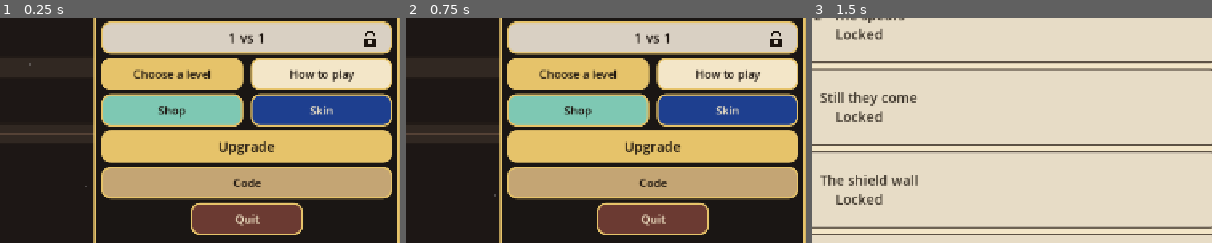
Above: before the commit, frames 1-3 (left to right).
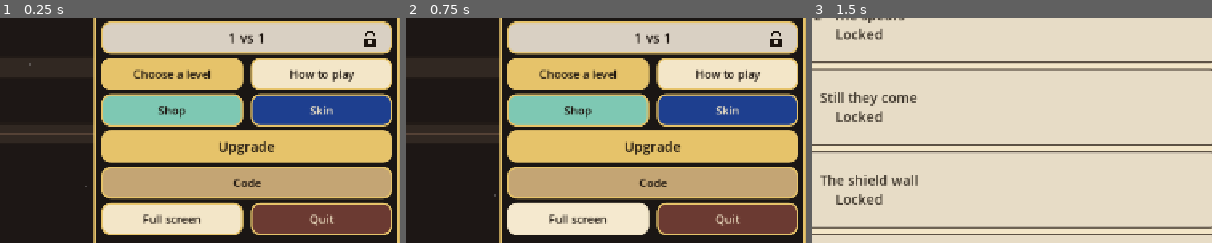
Above: after the commit, the same moments.

Repository: thomakhy025-code/n-vs-z
Game: Godot game, scene res://scenes/main.tscn
Two runs of this game, one before a commit and one after it. Both use one fixed random seed, a clock stepped at 60 frames per second and the inputs below.
Inputs (mouse positions are % of the whole screen's width and height, from its top left):
- Up to frame 1 (0.25 s): no input
- Up to frame 2 (0.75 s): click (65, 82) at 0.5 s, where only the run after the commit has a clickable "Full screen"
- Up to frame 3 (1.5 s): click "Play" at 1.25 s
The pictures show only the part of the screen within x 44-94%, y 38-88%; the shares and areas given below are measured in that part.

The runs differ from the first frame. In frame 1, 8.8% of the frame differs, in the area x 25-98%, y 81-97%; in frame 2, 8.9%; in frame 3, nothing differs.

Commit message:
Restore the original tale by keeping the level schedule out of the story progress, and let the stick, the result card, full screen, and the lists follow the hand.
Co-authored-by: Cursor <cursoragent@cursor.com>

Diff:
--- a/scripts/battle.gd
+++ b/scripts/battle.gd
@@ -108,6 +108,7 @@
 var down_label: Label
 var pause_layer: Control
 var end_layer: Control
+var front: CanvasLayer
 var hurt_flash: ColorRect
 var lane_tick: int = 0
 var enemy_lock: float = 0.2
@@ -119,6 +120,8 @@
 var sword_hold: bool = false
 var stick_axis: Vector2 = Vector2.ZERO
 var stick: Control = null
+var stick_finger: int = -1
+var stick_mouse: bool = false
 var shoot_hold: bool = false
 var purse_paid: Dictionary = {}
 var boss_up: bool = false
@@ -322,7 +325,7 @@
 	level_label = _plain("Level %d  ·  %s" % [level_no, str(rules["name"])], 18, Color("f3e6c8"))
 	level_label.horizontal_alignment = HORIZONTAL_ALIGNMENT_CENTER
 	level_label.mouse_filter = Control.MOUSE_FILTER_IGNORE
-	hint = _plain("The stick moves the hero. Calls sit beside it. Sword and Shoot are on the right.", 16, Color("f3e6c8"))
+	hint = _plain("Press the field. The stick appears under that hand. Calls sit along the bottom. Sword and Shoot are on the right.", 16, Color("f3e6c8"))
 	hint.autowrap_mode = TextServer.AUTOWRAP_WORD
 	hint.horizontal_alignment = HORIZONTAL_ALIGNMENT_CENTER
 	down_label = _plain("", 18, Color("ffb4a8"))
@@ -401,8 +404,94 @@
 
 func _release_stick() -> void:
 	stick_axis = Vector2.ZERO
+	stick_finger = -1
+	stick_mouse = false
 	if stick != null and is_instance_valid(stick) and stick.has_method("release_stick"):
 		stick.release_stick()
+
+
+func _input(event: InputEvent) -> void:
+	if finished or paused or puppet:
+		return
+	if event is InputEventScreenTouch:
+		_stick_touch(event as InputEventScreenTouch)
+	elif event is InputEventScreenDrag:
+		_stick_screen_drag(event as InputEventScreenDrag)
+	elif stick_finger >= 0 and (event is InputEventMouseButton or event is InputEventMouseMotion):
+		get_viewport().set_input_as_handled()
+	elif event is InputEventMouseButton and (event as InputEventMouseButton).button_index == MOUSE_BUTTON_LEFT:
+		_stick_mouse_button(event as InputEventMouseButton)
+	elif event is InputEventMouseMotion and stick_mouse:
+		_stick_mouse_move(event as InputEventMouseMotion)
+
+
+func _stick_touch(touch: InputEventScreenTouch) -> void:
+	if touch.pressed:
+		if stick_finger >= 0:
+			get_viewport().set_input_as_handled()
+			return
+		if _stick_blocked(touch.position):
+			return
+		stick_finger = touch.index
+		stick_mouse = false
+		_move_stick(touch.position, true)
+		get_viewport().set_input_as_handled()
+		return
+	if touch.index != stick_finger:
+		return
+	_release_stick()
+	get_viewport().set_input_as_handled()
+
+
+func _stick_screen_drag(drag: InputEventScreenDrag) -> void:
+	if drag.index != stick_finger:
+		return
+	_move_stick(drag.position, false)
+	get_viewport().set_input_as_handled()
+
+
+func _stick_mouse_button(press: InputEventMouseButton) -> void:
+	if press.pressed:
+		if _stick_blocked(press.position):
+			return
+		stick_mouse = true
+		stick_finger = -1
+		_move_stick(press.position, true)
+		get_viewport().set_input_as_handled()
+		return
+	if not stick_mouse:
+		return
+	_release_stick()
+	get_viewport().set_input_as_handled()
+
+
+func _stick_mouse_move(motion: InputEventMouseMotion) -> void:
+	_move_stick(motion.position, false)
+	get_viewport().set_input_as_handled()
+
+
+func _move_stick(point: Vector2, fresh: bool) -> void:
+	if stick == null or not is_instance_valid(stick) or hud == null:
+		return
+	var local: Vector2 = hud.get_global_transform().affine_inverse() * point
+	if fresh and stick.has_method("show_under"):
+		stick.show_under(local)
+	elif stick.has_method("follow_finger"):
+		stick.follow_finger(local)
+
+
+func _stick_blocked(point: Vector2) -> bool:
+	if note_board != null and is_instance_valid(note_board) and note_board.get_global_rect().has_point(point):
+		return true
+	if sword_btn != null and is_instance_valid(sword_btn) and sword_btn.get_global_rect().has_point(point):
+		return true
+	if shoot_btn != null and is_instance_valid(shoot_btn) and shoot_btn.get_global_rect().has_point(point):
+		return true
+	for raw_slot in slot_buttons:
+		var slot_btn: Button = raw_slot
+		if slot_btn.get_global_rect().has_point(point):
+			return true
+	return false
 
 
 func _set_hold(index: int, held: bool) -> void:
@@ -477,9 +566,12 @@
 		btn.add_theme_font_size_override("font_size", slot_font)
 	if stick != null:
 		var stick_size := float(box["stick"])
+		var hold_center := stick.position + stick.size * 0.5
+		var was_shown := stick.visible
 		stick.size = Vector2(stick_size, stick_size)
 		stick.custom_minimum_size = stick.size
-		stick.position = box["stick_pos"]
+		if was_shown:
+			stick.position = hold_center - stick.size * 0.5
 		stick.queue_redraw()
 	var sky_bottom := size.y * 0.34 - 22.0
 	var board_top := top + 6.0
@@ -1508,6 +1600,7 @@
 		return
 	finished = true
 	paused = false
+	_release_stick()
 	fallen_side = defender_side
 	var won := defender_side == 1
 	if duel:
@@ -1648,8 +1741,15 @@
 	actions.append({"text": "Rematch", "color": Color("e6c36a"), "call": Callable(get_parent(), "rematch")})
 	actions.append({"text": "Change the call", "color": Color("d7c4a3"), "call": Callable(get_parent(), "change_squad")})
 	actions.append({"text": "Home", "color": Color("f7f1df"), "call": Callable(get_parent(), "show_title")})
-	end_layer = _overlay(title, body, actions)
-	layer.add_child(end_layer)
+	var lines := PackedStringArray()
+	var purse_line := _coin_board_text()
+	if purse_line != "":
+		lines.append(purse_line)
+	lines.append("Value  %d    ·    %s" % [int(floor(player_value)), income_line(_shown_income())])
+	_release_stick()
+	end_layer = _overlay(title, body, actions, lines)
+	end_layer.set_meta("result_front", true)
+	_front_layer().add_child(end_layer)
 
 
 func _toggle_pause() -> void:
@@ -1666,7 +1766,7 @@
 		{"text": "Rematch", "color": Color("c44536"), "call": Callable(get_parent(), "rematch")},
 		{"text": "Change the six", "color": Color("d7c4a3"), "call": Callable(get_parent(), "change_squad")},
 	])
-	layer.add_child(pause_layer)
+	_front_layer().add_child(pause_layer)
 
 
 func _notification(what: int) -> void:
@@ -1695,27 +1795,37 @@
 	pause_layer = null
 
 
-func _overlay(title: String, body: String, buttons: Array) -> Control:
+func _front_layer() -> CanvasLayer:
+	if front != null and is_instance_valid(front):
+		return front
+	front = CanvasLayer.new()
+	front.layer = 30
+	front.set_meta("result_front", true)
+	add_child(front)
+	return front
+
+
+func _overlay(title: String, body: String, buttons: Array, lines: PackedStringArray = PackedStringArray()) -> Control:
 	var root := Control.new()
 	root.set_anchors_preset(Control.PRESET_FULL_RECT)
 	root.mouse_filter = Control.MOUSE_FILTER_STOP
 	var dim := ColorRect.new()
-	dim.color = Color(0.04, 0.03, 0.07, 0.62)
+	dim.color = Color(0.04, 0.03, 0.07, 0.78)
 	dim.set_anchors_preset(Control.PRESET_FULL_RECT)
 	dim.mouse_filter = Control.MOUSE_FILTER_IGNORE
 	root.add_child(dim)
 	var margin := MarginContainer.new()
 	margin.set_anchors_preset(Control.PRESET_FULL_RECT)
 	margin.mouse_filter = Control.MOUSE_FILTER_IGNORE
-	margin.add_theme_constant_override("margin_left", 340)
-	margin.add_theme_constant_override("margin_right", 340)
-	margin.add_theme_constant_override("margin_top", 64)
-	margin.add_theme_constant_override("margin_bottom", 40)
+	margin.add_theme_constant_override("margin_left", 18)
+	margin.add_theme_constant_override("margin_right", 18)
+	margin.add_theme_constant_override("margin_top", 16)
+	margin.add_theme_constant_override("margin_bottom", 16)
 	root.add_child(margin)
 	var panel := PanelContainer.new()
 	panel.size_flags_horizontal = Control.SIZE_EXPAND_FILL
 	panel.size_flags_vertical = Control.SIZE_EXPAND_FILL
-	panel.clip_contents = true
+	panel.mouse_filter = Control.MOUSE_FILTER_IGNORE
 	panel.add_theme_stylebox_override("panel", UiSkin.panel(Color("f3e6c8"), Color("e6c36a"), 18, 4))
 	margin.add_child(panel)
 	var box := VBoxContainer.new()
@@ -1723,11 +1833,17 @@
 	box.size_flags_horizontal = Control.SIZE_EXPAND_FILL
 	box.size_flags_vertical = Control.SIZE_EXPAND_FILL
 	panel.add_child(box)
-	var heading := UiSkin.label(title, 32, Color("1c140e"))
+	var heading := UiSkin.label(title, 36, Color("1c140e"))
 	heading.horizontal_alignment = HORIZONTAL_ALIGNMENT_CENTER
 	heading.autowrap_mode = TextServer.AUTOWRAP_WORD
 	heading.mouse_filter = Control.MOUSE_FILTER_IGNORE
+	heading.custom_minimum_size = Vector2(0, 48)
 	box.add_child(heading)
+	for line in lines:
+		var row := UiSkin.label(str(line), 20, Color("6b3a32"))
+		row.horizontal_alignment = HORIZONTAL_ALIGNMENT_CENTER
+		row.mouse_filter = Control.MOUSE_FILTER_IGNORE
+		box.add_child(row)
 	var scroll := ScrollContainer.new()
 	scroll.size_flags_horizontal = Control.SIZE_EXPAND_FILL
 	scroll.size_flags_vertical = Control.SIZE_EXPAND_FILL
--- /dev/null
+++ b/scripts/drag_scroll.gd
@@ -0,0 +1,71 @@
+extends ScrollContainer
+
+# A vertical list can be dragged from anywhere on its content.
+# A short press still reaches the buttons. The right bar still works.
+
+var _down: bool = false
+var _dragged: bool = false
+var _start_y: float = 0.0
+var _start_scroll: int = 0
+
+
+func drag_scrolls() -> bool:
+	return true
+
+
+func _ready() -> void:
+	mouse_filter = Control.MOUSE_FILTER_PASS
+	follow_focus = false
+
+
+func _input(event: InputEvent) -> void:
+	if not is_visible_in_tree():
+		return
+	if event is InputEventMouseButton and (event as InputEventMouseButton).button_index == MOUSE_BUTTON_LEFT:
+		_mouse_button(event as InputEventMouseButton)
+	elif event is InputEventMouseMotion and _down:
+		_mouse_move(event as InputEventMouseMotion)
+
+
+func _mouse_button(press: InputEventMouseButton) -> void:
+	if press.pressed:
+		if not _inside(press.position) or _on_bar(press.position):
+			_down = false
+			return
+		_down = true
+		_dragged = false
+		_start_y = press.position.y
+		_start_scroll = scroll_vertical
+		return
+	if not _down:
+		return
+	_down = false
+	if not _dragged:
+		return
+	_lift_buttons(self)
+	get_viewport().set_input_as_handled()
+
+
+func _mouse_move(motion: InputEventMouseMotion) -> void:
+	var delta_y := _start_y - motion.position.y
+	if absf(delta_y) < 10.0 and not _dragged:
+		return
+	_dragged = true
+	scroll_vertical = maxi(0, int(round(_start_scroll + delta_y)))
+	get_viewport().set_input_as_handled()
+
+
+func _inside(point: Vector2) -> bool:
+	return get_global_rect().has_point(point)
+
+
+func _on_bar(point: Vector2) -> bool:
+	var rect := get_global_rect()
+	return point.x >= rect.end.x - 36.0
+
+
+func _lift_buttons(node: Node) -> void:
+	if node is BaseButton:
+		(node as BaseButton).button_pressed = false
+	for child in node.get_children():
+		_lift_buttons(child)
--- a/scripts/joystick.gd
+++ b/scripts/joystick.gd
@@ -1,52 +1,55 @@
 extends Control
-## Bottom-left movement stick. One finger owns it, so the other thumb can call ninjas.
+## The stick appears under the pressing finger and follows that drag.
+## It does not sit on the left edge, and it does not take the call buttons.
 
 
 signal moved(axis: Vector2)
 
 var axis: Vector2 = Vector2.ZERO
 
-var _finger: int = -1
-var _mouse: bool = false
 var _knob: Vector2 = Vector2.ZERO
 
 
 func _ready() -> void:
-	mouse_filter = Control.MOUSE_FILTER_STOP
+	mouse_filter = Control.MOUSE_FILTER_IGNORE
 	focus_mode = Control.FOCUS_NONE
+	visible = false
 
 
 func release_stick() -> void:
-	_finger = -1
-	_mouse = false
 	axis = Vector2.ZERO
 	_knob = Vector2.ZERO
+	visible = false
 	queue_redraw()
 	moved.emit(axis)
 
 
-func _gui_input(event: InputEvent) -> void:
-	if event is InputEventScreenTouch:
-		if event.pressed and _finger < 0:
-			_finger = event.index
-			_place(event.position)
-			accept_event()
-		elif not event.pressed and event.index == _finger:
-			release_stick()
-			accept_event()
-	elif event is InputEventScreenDrag and event.index == _finger:
-		_place(event.position)
-		accept_event()
-	elif event is InputEventMouseButton and event.button_index == MOUSE_BUTTON_LEFT:
-		_mouse = event.pressed
-		if event.pressed:
-			_place(event.position)
-		else:
-			release_stick()
-		accept_event()
-	elif event is InputEventMouseMotion and _mouse:
-		_place(event.position)
-		accept_event()
+func show_under(center: Vector2) -> void:
+	var span := size
+	if span.x < 32.0 or span.y < 32.0:
+		span = Vector2(180.0, 180.0)
+		size = span
+		custom_minimum_size = span
+	position = center - span * 0.5
+	_knob = Vector2.ZERO
+	axis = Vector2.ZERO
+	visible = true
+	queue_redraw()
+	moved.emit(axis)
+
+
+func follow_finger(point: Vector2) -> void:
+	if not visible:
+		show_under(point)
+		return
+	var radius := minf(size.x, size.y) * 0.36
+	if radius < 8.0:
+		return
+	var center := position + size * 0.5
+	var offset := point - center
+	if offset.length() > radius:
+		position += offset - offset.normalized() * radius
+	_place(point - position)
 
 
 func _place(local_pos: Vector2) -> void:
@@ -66,6 +69,8 @@
 
 
 func _draw() -> void:
+	if not visible:
+		return
 	var center := size * 0.5
 	var radius := minf(size.x, size.y) * 0.36
 	draw_circle(center, radius + 8.0, Color(0, 0, 0, 0.28))
--- a/scripts/main.gd
+++ b/scripts/main.gd
@@ -11,6 +11,7 @@
 const DuelGift = preload("res://scripts/duel_gift.gd")
 const Early = preload("res://scripts/early_roster.gd")
 const DemoScript = preload("res://scripts/unlock_demo.gd")
+const DragScroll = preload("res://scripts/drag_scroll.gd")
 
 const SAVE_PATH := "user://progress.cfg"
 
@@ -18,9 +19,9 @@
 
 Fighters and the hero are born on the ground behind their own gate, so a new call is not standing in the fight. The oth …(309 unchanged characters)…
 
-You start with one call, the sword ninja. A lesson ends when …(194 unchanged characters)… tself. Hold the phone or iPad sideways. A stick at the bottom left moves the hero. The call buttons sit to the right of that stick, and Sword and Shoot sit at the bottom right, so the left thumb can stay on the stick.
-
-There are three roads. Soldiers only march forward on the ro …(522 unchanged characters)… ve the hero onto any road with the stick, by dragging on the field, or with WASD. J and K match Sword and …(82 unchanged characters)…
+You start with one call, the sword ninja. A lesson ends when …(194 unchanged characters)… tself. Hold the phone or iPad sideways. Press the field and the stick appears under that hand, then follows the drag. The call buttons sit along the bottom, and Sword and Shoot sit at the bottom right.
+
+There are three roads. Soldiers only march forward on the ro …(522 unchanged characters)… ve the hero onto any road with the stick under your hand, or with WASD. J and K match Sword and …(82 unchanged characters)…
 
 If a runner slips past the line, you are the one who runs back. If your gate breaks, you lose. On a lesson, breaking th …(232 unchanged characters)…
 
@@ -242,6 +243,19 @@
   window.__nvNameDone = 0;
 })();
 """
+const WEB_FULLSCREEN := """
+(function () {
+  var el = document.fullscreenElement || document.webkitFullscreenElement;
+  if (el) {
+    if (document.exitFullscreen) document.exitFullscreen();
+    else if (document.webkitExitFullscreen) document.webkitExitFullscreen();
+    return;
+  }
+  var root = document.documentElement;
+  var ask = root.requestFullscreen || root.webkitRequestFullscreen;
+  if (ask) ask.call(root);
+})();
+"""
 var chosen_level: int = 1
 var foe_return: bool = false
 var screen: String = "menu"
@@ -496,9 +510,10 @@
 		))
 	else:
 		box.add_child(_menu_button("Code", Color("c4a574"), _show_code, 420, 18))
-	var quit := _menu_button("Quit", Color("6b3a32"), func() -> void: get_tree().quit(), 180, 18)
-	quit.size_flags_horizontal = Control.SIZE_SHRINK_CENTER
-	box.add_child(quit)
+	box.add_child(_home_pair(
+		"Full screen", Color("f3e6c8"), _toggle_fullscreen,
+		"Quit", Color("6b3a32"), func() -> void: get_tree().quit()
+	))
 	_begin_duel_gift(root)
 
 
@@ -515,13 +530,18 @@
 	return row
 
 
+func _vscroll() -> ScrollContainer:
+	var scroll := DragScroll.new()
+	scroll.size_flags_horizontal = Control.SIZE_EXPAND_FILL
+	scroll.size_flags_vertical = Control.SIZE_EXPAND_FILL
+	scroll.horizontal_scroll_mode = ScrollContainer.SCROLL_MODE_DISABLED
+	return scroll
+
+
 func _show_how() -> void:
 	screen = "how"
 	var box := _open_page("How to play")
-	var scroll := ScrollContainer.new()
-	scroll.size_flags_horizontal = Control.SIZE_EXPAND_FILL
-	scroll.size_flags_vertical = Control.SIZE_EXPAND_FILL
-	scroll.horizontal_scroll_mode = ScrollContainer.SCROLL_MODE_DISABLED
+	var scroll := _vscroll()
 	box.add_child(scroll)
 	var body := UiSkin.label(HOW_TO, 16, Color("2c2118"))
 	body.autowrap_mode = TextServer.AUTOWRAP_WORD_SMART
@@ -603,10 +623,7 @@
 
 
 func _page_list(box: VBoxContainer) -> VBoxContainer:
-	var scroll := ScrollContainer.new()
-	scroll.size_flags_horizontal = Control.SIZE_EXPAND_FILL
-	scroll.size_flags_vertical = Control.SIZE_EXPAND_FILL
-	scroll.horizontal_scroll_mode = ScrollContainer.SCROLL_MODE_DISABLED
+	var scroll := _vscroll()
 	box.add_child(scroll)
 	var list := VBoxContainer.new()
 	list.add_theme_constant_override("separation", 16)
@@ -959,10 +976,7 @@
 func _show_levels() -> void:
 	screen = "levels"
 	var box := _open_page("Choose a level")
-	var scroll := ScrollContainer.new()
-	scroll.size_flags_horizontal = Control.SIZE_EXPAND_FILL
-	scroll.size_flags_vertical = Control.SIZE_EXPAND_FILL
-	scroll.horizontal_scroll_mode = ScrollContainer.SCROLL_MODE_DISABLED
+	var scroll := _vscroll()
 	box.add_child(scroll)
 	var list := VBoxContainer.new()
 	list.add_theme_constant_override("separation", 8)
@@ -1010,10 +1024,7 @@
 	intro.horizontal_alignment = HORIZONTAL_ALIGNMENT_CENTER
 	intro.autowrap_mode = TextServer.AUTOWRAP_WORD_SMART
 	box.add_child(intro)
-	var scroll := ScrollContainer.new()
-	scroll.size_flags_horizontal = Control.SIZE_EXPAND_FILL
-	scroll.size_flags_vertical = Control.SIZE_EXPAND_FILL
-	scroll.horizontal_scroll_mode = ScrollContainer.SCROLL_MODE_DISABLED
+	var scroll := _vscroll()
 	box.add_child(scroll)
 	var list := VBoxContainer.new()
 	list.add_theme_constant_override("separation", 8)
@@ -1099,10 +1110,7 @@
 	frame.custom_minimum_size = Vector2(0, 150)
 	frame.add_child(_foe_portrait(str(entry.get("paint", id)), 220, 140))
 	box.add_child(frame)
-	var scroll := ScrollContainer.new()
-	scroll.size_flags_horizontal = Control.SIZE_EXPAND_FILL
-	scroll.size_flags_vertical = Control.SIZE_EXPAND_FILL
-	scroll.horizontal_scroll_mode = ScrollContainer.SCROLL_MODE_DISABLED
+	var scroll := _vscroll()
 	box.add_child(scroll)
 	var column := VBoxContainer.new()
 	column.size_flags_horizontal = Control.SIZE_EXPAND_FILL
@@ -1341,9 +1349,8 @@
 	dim.set_anchors_preset(Control.PRESET_FULL_RECT)
 	dim.mouse_filter = Control.MOUSE_FILTER_IGNORE
 	root.add_child(dim)
-	var scroll := ScrollContainer.new()
+	var scroll := _vscroll()
 	scroll.set_anchors_preset(Control.PRESET_FULL_RECT)
-	scroll.horizontal_scroll_mode = ScrollContainer.SCROLL_MODE_DISABLED
 	root.add_child(scroll)
 	var margin := MarginContainer.new()
 	margin.add_theme_constant_override("margin_left", 28)
@@ -1644,7 +1651,9 @@
 
 
 func _story_seen(id: String) -> bool:
-	return id != "" and bool(story_seen.get(id, false))
+	if id == "" or id.begins_with("nv:"):
+		return false
+	return bool(story_seen.get(id, false))
 
 
 func _mark_story(id: String) -> void:
@@ -2029,10 +2038,7 @@
 		price.mouse_filter = Control.MOUSE_FILTER_IGNORE
 		prices.add_child(price)
 	box.add_child(prices)
-	var scroll := ScrollContainer.new()
-	scroll.size_flags_horizontal = Control.SIZE_EXPAND_FILL
-	scroll.size_flags_vertical = Control.SIZE_EXPAND_FILL
-	scroll.horizontal_scroll_mode = ScrollContainer.SCROLL_MODE_DISABLED
+	var scroll := _vscroll()
 	box.add_child(scroll)
 	var list := VBoxContainer.new()
 	list.name = "UpgradeList"
@@ -2193,6 +2199,7 @@
 	tester = false
 	var migrated := false
 	var duel_mark: bool = false
+	var packed_token := ""
 	var cfg: ConfigFile = ConfigFile.new()
 	if cfg.load(SAVE_PATH) == OK:
 		unlocked = clampi(int(cfg.get_value("progress", "unlocked", 1)), 1, Levels.count())
@@ -2232,6 +2239,11 @@
 		var stored_story: int = int(cfg.get_value("progress", "story_version", 0))
 		story_version = stored_story
 		story_seen = _unpack_seen(str(cfg.get_value("progress", "story_seen", "")))
+		for key in story_seen.keys():
+			var seen_id := str(key)
+			if seen_id.begins_with("nv:"):
+				packed_token = seen_id
+				break
 		if stored_story < Story.CAMPAIGN:
 			unlocked = 1
 			cleared = 0
@@ -2252,7 +2264,7 @@
 		if _duel_is_open() and not duel_celebrated:
 			duel_celebrate = true
 	_normalize_progress()
-	_bind_early()
+	_adopt_early(cfg, packed_token)
 	_refresh_auto()
 	var paid := _take_road_pay()
 	_apply_skins()
@@ -2299,7 +2311,7 @@
 
 
 func _save_progress() -> void:
-	_remember_early()
+	_drop_nv()
 	var cfg: ConfigFile = ConfigFile.new()
 	cfg.set_value("progress", "unlocked", unlocked)
 	cfg.set_value("progress", "cleared", cleared)
@@ -2325,6 +2337,12 @@
 	cfg.set_value("progress", "best_rank", best_rank)
 	cfg.set_value("progress", "story_version", story_version)
 	cfg.set_value("progress", "story_seen", _pack_seen(story_seen))
+	if not _harness():
+		Early.ensure()
+	if Early.unlocks.has("walker"):
+		var early_token := Early.token()
+		if early_token != "":
+			cfg.set_value("progress", "early", early_token)
 	cfg.set_value("progress", "duel_celebrated", duel_celebrated)
 	cfg.save(SAVE_PATH)
 	Cloud.push(_snapshot())
@@ -2448,9 +2466,8 @@
 				cloud_token = seen_id
 			else:
 				story_seen[seen_id] = true
-		if cloud_token != "" and Early.apply_token(cloud_token):
-			_drop_nv()
-			story_seen[cloud_token] = true
+		if cloud_token != "":
+			Early.apply_token(cloud_token)
 	diamond_paid = maxi(diamond_paid, clampi(_whole(data.get("diamond_paid", 1), 1), 1, Levels.count()))
 	story_version = Story.VERSION
 	var cloud_diamonds := clampi(_whole(data.get("diamonds", 0), 0), 0, 200000000)
@@ -3041,15 +3058,18 @@
 
 
 func _cloud_seen() -> String:
-	var full := _pack_seen(story_seen)
-	if full.length() <= 2000:
-		return full
 	var stripped: Dictionary = {}
 	for key in story_seen.keys():
 		var id := str(key)
-		if not id.begins_with("nv:"):
+		if id != "" and not id.begins_with("nv:"):
 			stripped[id] = true
-	return _pack_seen(stripped)
+	var packed := _pack_seen(stripped)
+	while packed.length() > 2000:
+		var cut := packed.rfind(",")
+		if cut < 0:
+			return ""
+		packed = packed.substr(0, cut)
+	return packed
 
 
 func _drop_nv() -> void:
@@ -3062,28 +3082,38 @@
 		story_seen.erase(id)
 
 
-func _bind_early() -> void:
+func _adopt_early(cfg: ConfigFile, packed_token: String) -> void:
 	early_fresh = false
-	var found := ""
+	var stored_early := ""
+	if cfg != null and cfg.has_section_key("progress", "early"):
+		stored_early = str(cfg.get_value("progress", "early", ""))
+	var story_token := packed_token
+	var drop: Array = []
 	for key in story_seen.keys():
-		var id := str(key)
-		if id.begins_with("nv:"):
-			found = id
-			break
-	if found != "" and Early.apply_token(found):
+		var seen_key := str(key)
+		if seen_key.begins_with("nv:"):
+			drop.append(seen_key)
+			if story_token == "":
+				story_token = seen_key
+	for gone in drop:
+		story_seen.erase(gone)
+	if story_token != "" and Early.apply_token(story_token):
+		return
+	if stored_early != "" and Early.apply_token(stored_early):
 		return
 	Early.roll()
 	early_fresh = true
 
 
-func _remember_early() -> void:
-	if _harness():
-		return
-	Early.ensure()
-	_drop_nv()
-	var token := Early.token()
-	if token != "":
-		story_seen[token] = true
+func _toggle_fullscreen() -> void:
+	if OS.has_feature("web"):
+		JavaScriptBridge.eval(WEB_FULLSCREEN, true)
+		return
+	var mode := DisplayServer.window_get_mode()
+	if mode == DisplayServer.WINDOW_MODE_FULLSCREEN or mode == DisplayServer.WINDOW_MODE_EXCLUSIVE_FULLSCREEN:
+		DisplayServer.window_set_mode(DisplayServer.WINDOW_MODE_WINDOWED)
+	else:
+		DisplayServer.window_set_mode(DisplayServer.WINDOW_MODE_FULLSCREEN)
 
 
 func _unpack_seen(text: String) -> Dictionary:
Not shown, changed: export_presets.cfg
Not shown, added: scripts/drag_scroll.gd.uid
Not shown, changed: docs/index.pck
Not shown, added: docs/nvs-3744020.pck
